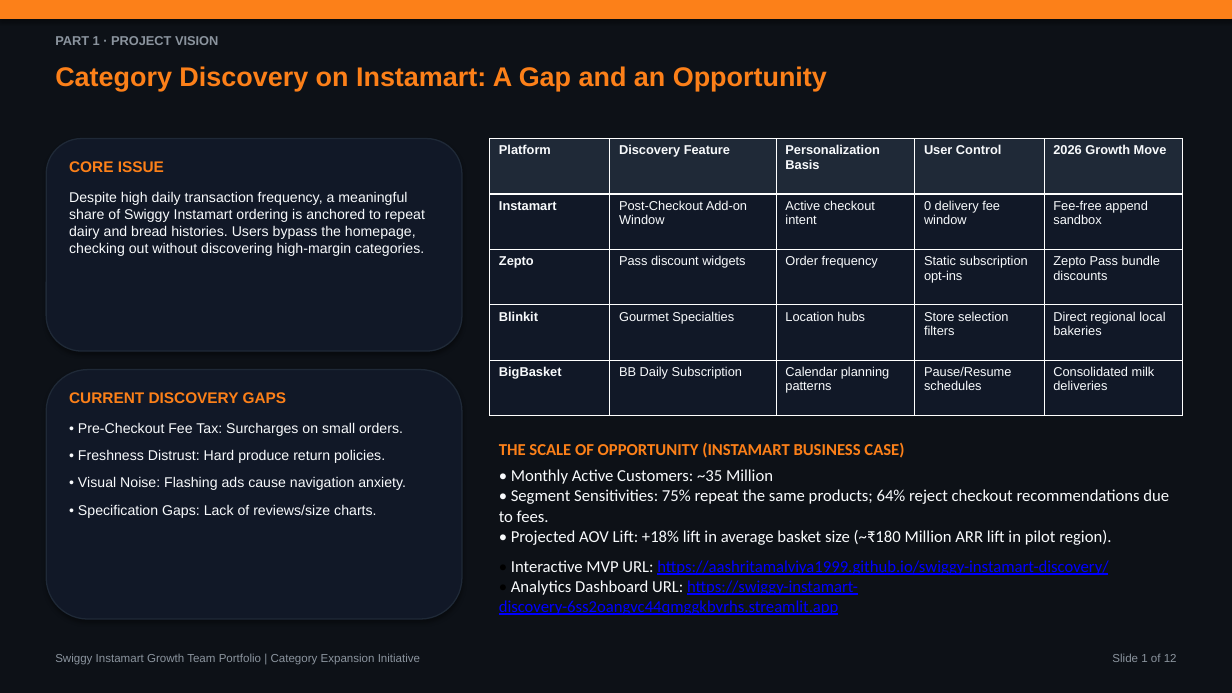
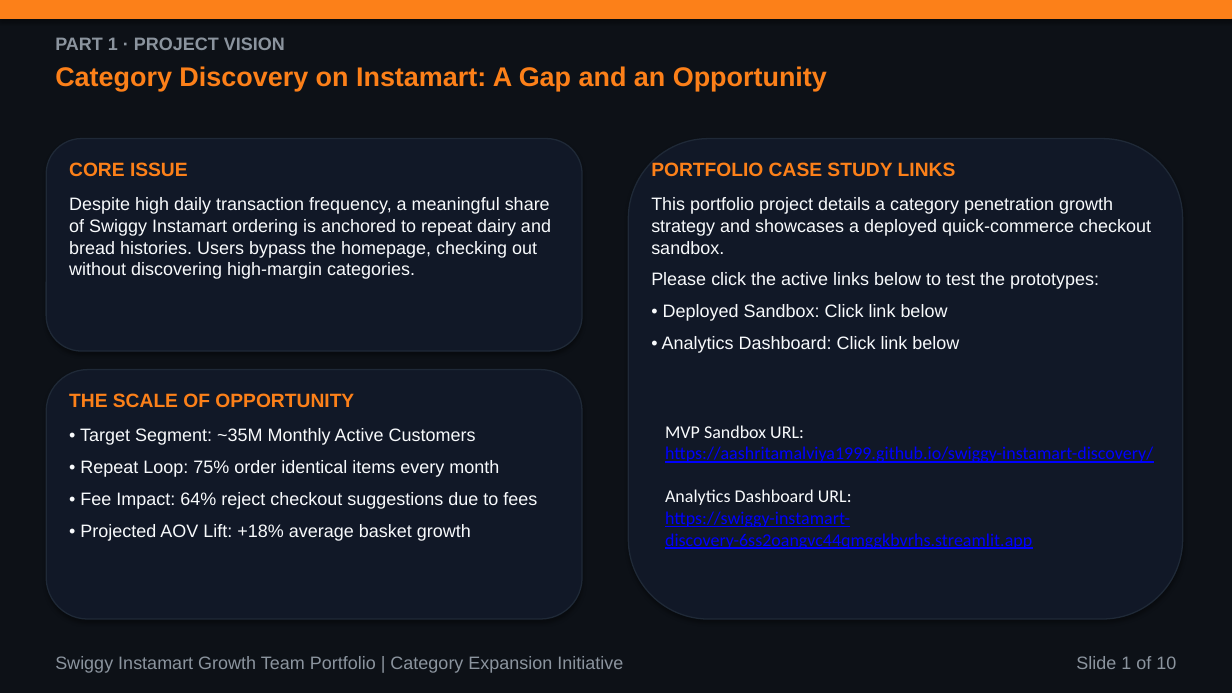
Before and after one commit to aashritamalviya1999/swiggy-instamart-discovery, a slide deck: slide 1 of NL Swiggy Instamart.pptx. Drawn at 1232x693 pixels with LibreOffice and Linux fonts; fonts in the diff are those of the drawing. Boxes give left, top, right and bottom in pixels: in the first picture for what was removed or moved away, otherwise in the second. Text is boxed around its words. In the diff, an @@ line names an element or a change of style, - is before the commit and + after.

Commit message:
Configure exactly 10 slides max and enforce 14pt minimum font size across PPTX and PDF presentation decks

```diff
--- a/NL Swiggy Instamart.pptx
+++ b/NL Swiggy Instamart.pptx
@@ text "PART 1 · PROJECT VISION" at [55, 37, 285, 50]: size 10 to 14 pt @@
@@ rounded rectangle: place and size @@
-rounded rectangle at [46, 139, 462, 351]
+rounded rectangle at [46, 139, 582, 351]
@@ table removed at [490, 139, 1183, 416], 5 rows, 5 columns @@
-Platform | Discovery Feature | Personalization Basis | User Control | 2026 Growth Move
-Instamart | Post-Checkout Add-on Window | Active checkout intent | 0 delivery fee window | Fee-free append sandbox
-Zepto | Pass discount widgets | Order frequency | Static subscription opt-ins | Zepto Pass bundle discounts
-Blinkit | Gourmet Specialties | Location hubs | Store selection filters | Direct regional local bakeries
-BigBasket | BB Daily Subscription | Calendar planning patterns | Pause/Resume schedules | Consolidated milk deliveries
@@ rounded rectangle added at [628, 139, 1183, 619], fill #111827, outline #1F2937 1 pt @@
@@ text "CORE ISSUE" at [69, 162, 551, 279]: size 12 to 15 pt in "CORE ISSUE"; size 11 to 14 pt @@
@@ text at [651, 162, 1151, 353]: text changed; size 13 to 14 pt; font Calibri to Arial @@
-THE SCALE OF OPPORTUNITY (INSTAMART BUSINESS CASE)
-• Monthly Active Customers: ~35 Million
-• Segment Sensitivities: 75% repeat the same products; 64% reject checkout recommendations due to fees.
-• Projected AOV Lift: +18% lift in average basket size (~₹180 Million ARR lift in pilot region).
-• Interactive MVP URL: https://aashritamalviya1999.github.io/swiggy-instamart-discovery/
-• Analytics Dashboard URL: https://swiggy-instamart-discovery-6ss2oangvc44qmggkbvrhs.streamlit.app
+PORTFOLIO CASE STUDY LINKS
+This portfolio project details a category penetration growth strategy and showcases a deployed quick-commerce checkout sandbox.
+Please click the active links below to test the prototypes:
+• Deployed Sandbox: Click link below
+• Analytics Dashboard: Click link below
@@ rounded rectangle: place and size @@
-rounded rectangle at [46, 370, 462, 619]
+rounded rectangle at [46, 370, 582, 619]
@@ text at [69, 393, 537, 541]: text changed; size 11 to 14 pt @@
-CURRENT DISCOVERY GAPS
-• Pre-Checkout Fee Tax: Surcharges on small orders.
-• Freshness Distrust: Hard produce return policies.
-• Visual Noise: Flashing ads cause navigation anxiety.
-• Specification Gaps: Lack of reviews/size charts.
+THE SCALE OF OPPORTUNITY
+• Target Segment: ~35M Monthly Active Customers
+• Repeat Loop: 75% order identical items every month
+• Fee Impact: 64% reject checkout suggestions due to fees
+• Projected AOV Lift: +18% average basket growth
@@ text added at [665, 425, 1153, 549], 14 pt, text #0000FF, underline @@
+MVP Sandbox URL:
+https://aashritamalviya1999.github.io/swiggy-instamart-discovery/
+Analytics Dashboard URL:
+https://swiggy-instamart-discovery-6ss2oangvc44qmggkbvrhs.streamlit.app
@@ text "Swiggy Instamart Growth Team Portfolio ..." at [55, 656, 623, 673]: size 9 to 14 pt @@
@@ text at [1076, 656, 1176, 669]: text changed; size 9 to 14 pt @@
-Slide 1 of 12
+Slide 1 of 10
```
Also in this commit, not shown: 6 other slides changed, 3 slides added, 5 slides removed, 3 other files.
